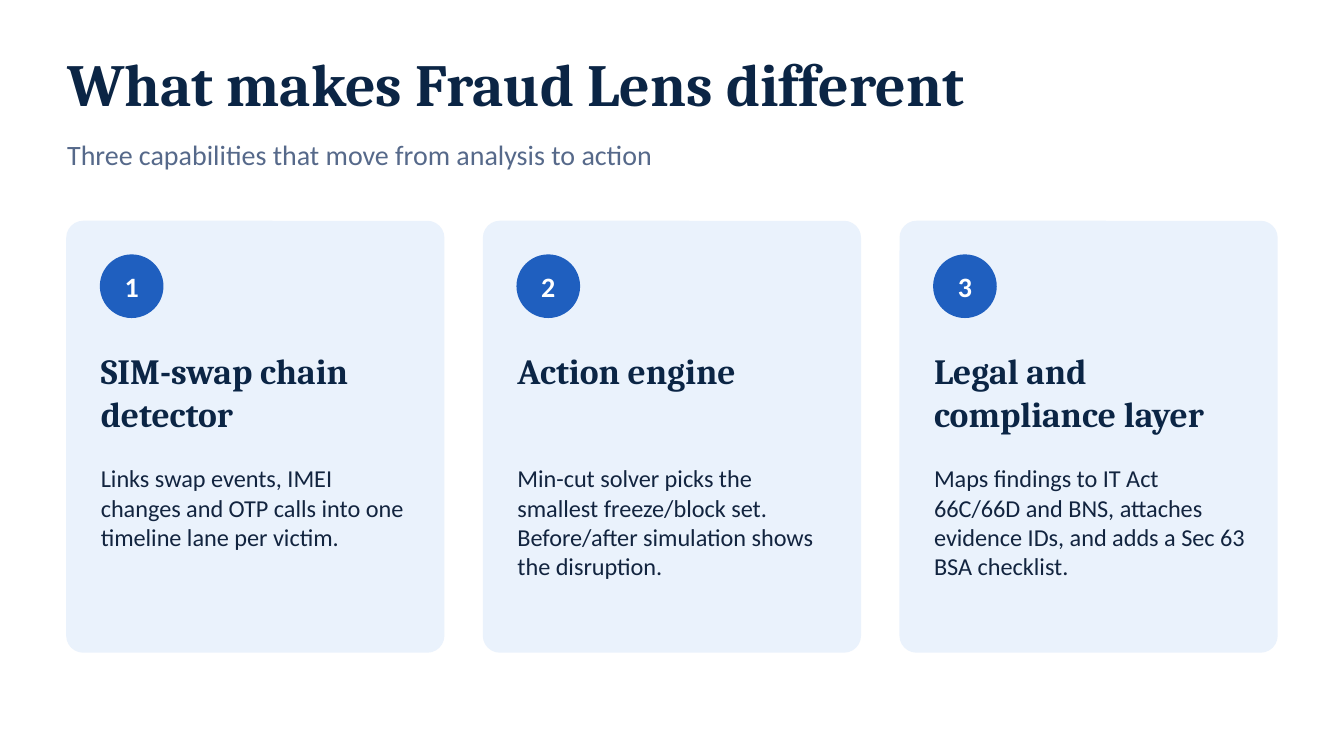
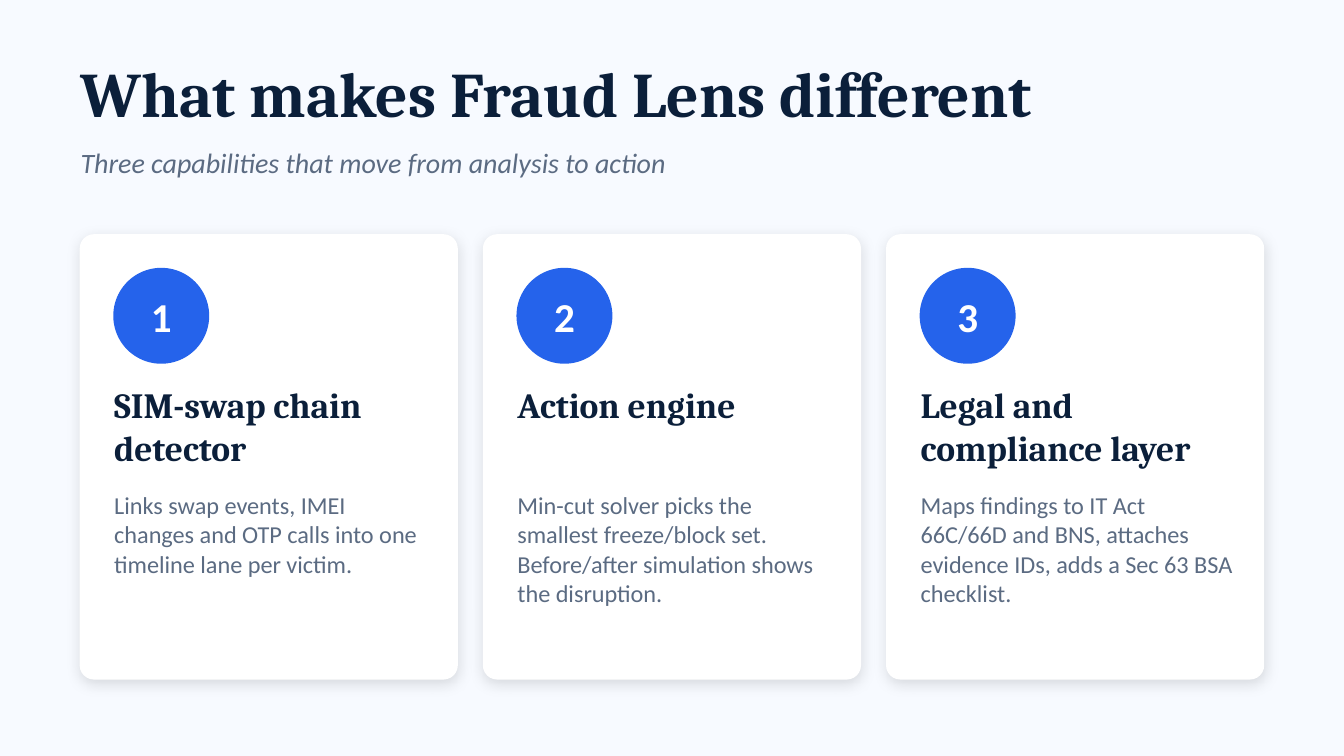
Before and after one commit to jainygandhi04/bob-ai-hackathon-tetrapack, a slide deck: slide 7 of presentation/FraudLens_TetraPack.pptx. Drawn at 1344x756 pixels with LibreOffice and Linux fonts; fonts in the diff are those of the drawing. Boxes give left, top, right and bottom in pixels: in the first picture for what was removed or moved away, otherwise in the second. Text is boxed around its words. In the diff, an @@ line names an element or a change of style, - is before the commit and + after.

```diff
--- a/presentation/FraudLens_TetraPack.pptx
+++ b/presentation/FraudLens_TetraPack.pptx
@@ background #FFFFFF to #F7FAFF @@
@@ text "What makes Fraud Lens different": place and size @@
-text "What makes Fraud Lens different" at [67,63,964,107]
+text "What makes Fraud Lens different" at [81,72,1031,118]
@@ text "What makes Fraud Lens different" at [81,72,1031,118]: size 32 to 34 pt, text colour #0B2545 to #0B1F3A @@
@@ text "Three capabilities that move from ...": place and size @@
-text "Three capabilities that move from ..." at [67,145,652,170]
+text "Three capabilities that move from ..." at [81,153,665,178]
@@ text "Three capabilities that move from ..." at [81,153,665,178]: text colour #56698A to #5B6B82, italic on @@
@@ rounded rectangle: place and size @@
-rounded rectangle at [67,222,444,652]
+rounded rectangle at [81,235,457,679]
@@ rounded rectangle: place and size @@
-rounded rectangle at [484,222,860,652]
+rounded rectangle at [484,235,860,679]
@@ fill #EAF2FC to #FFFFFF; outline #EAF2FC 1 pt to #FFFFFF 1 pt; shadow on; proportions changed in 3 elements at [484,235,860,679], [81,235,457,679], [887,235,1263,679] @@
@@ rounded rectangle: place and size @@
-rounded rectangle at [900,222,1277,652]
+rounded rectangle at [887,235,1263,679]
@@ size 15 to 22 pt in 3 elements at [957,305,978,333], [554,305,575,332], [151,305,172,332] @@
@@ text "1": place and size @@
-text "1" at [125,278,139,297]
+text "1" at [151,305,172,332]
@@ fill #1F5FBF to #2563EB; outline #1F5FBF 1 pt to #2563EB 1 pt in 3 elements at [921,269,1015,363], [517,269,612,363], [114,269,208,363] @@
@@ ellipse: place and size @@
-ellipse at [101,255,163,317]
+ellipse at [114,269,208,363]
@@ text "2": place and size @@
-text "2" at [541,278,555,297]
+text "2" at [554,305,575,332]
@@ ellipse: place and size @@
-ellipse at [517,255,579,317]
+ellipse at [517,269,612,363]
@@ text "3": place and size @@
-text "3" at [958,278,972,297]
+text "3" at [957,305,978,333]
@@ ellipse: place and size @@
-ellipse at [934,255,996,317]
+ellipse at [921,269,1015,363]
@@ text "SIM-swap chain detector": place and size @@
-text "SIM-swap chain detector" at [101,359,348,428]
+text "SIM-swap chain detector" at [114,393,361,462]
@@ text "Action engine": place and size @@
-text "Action engine" at [517,359,736,392]
+text "Action engine" at [517,393,736,426]
@@ text colour #0B2545 to #0B1F3A in 3 elements at [517,393,736,426], [114,393,361,462], [921,393,1190,469] @@
@@ text "Legal and compliance layer": place and size @@
-text "Legal and compliance layer" at [934,359,1204,435]
+text "Legal and compliance layer" at [921,393,1190,469]
@@ text "Links swap events, IMEI changes ..." at [114,497,417,577]: text colour #12243F to #5B6B82 @@
@@ text "Links swap events, IMEI changes ...": place and size @@
-text "Links swap events, IMEI changes ..." at [101,470,404,550]
+text "Links swap events, IMEI changes ..." at [114,497,417,577]
@@ text "Min-cut solver picks the smallest ...": place and size @@
-text "Min-cut solver picks the smallest ..." at [517,470,813,579]
+text "Min-cut solver picks the smallest ..." at [517,497,813,606]
@@ text "Min-cut solver picks the smallest ..." at [517,497,813,606]: text colour #12243F to #5B6B82 @@
@@ text at [921,497,1232,602]: text changed; text colour #12243F to #5B6B82 @@
-Maps findings to IT Act 66C/66D and BNS, attaches evidence IDs, and adds a Sec 63 BSA checklist.
+Maps findings to IT Act 66C/66D and BNS, attaches evidence IDs, adds a Sec 63 BSA checklist.
```
Also in this commit, not shown: 8 other slides changed, 1 slide added.
